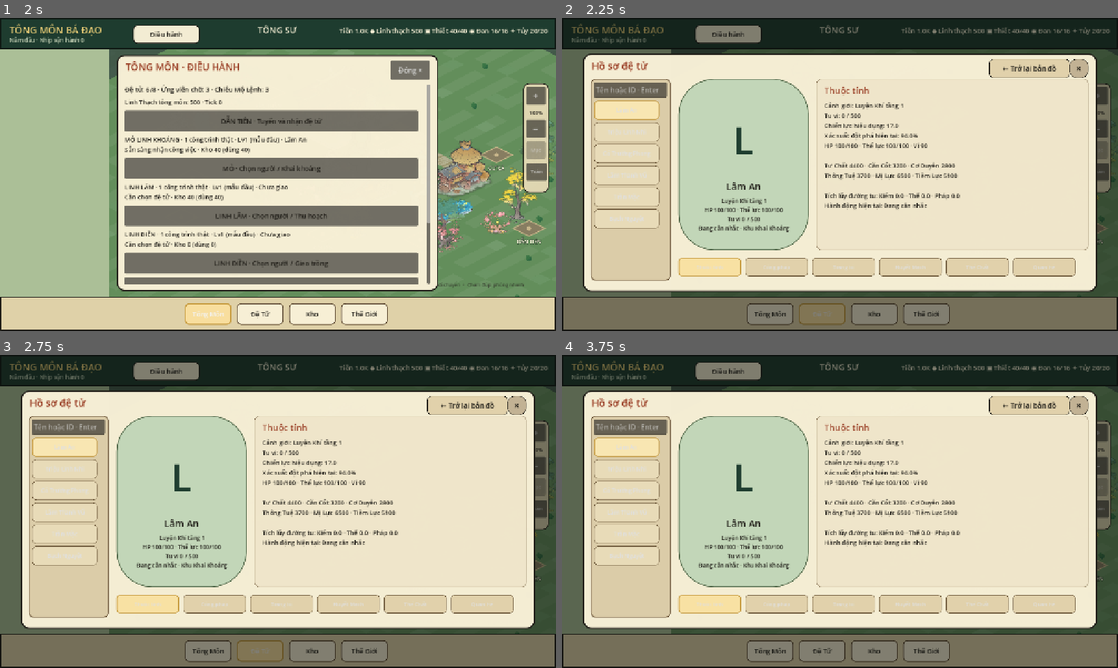
Above: before the commit, frames 1-4 (two rows, left to right).
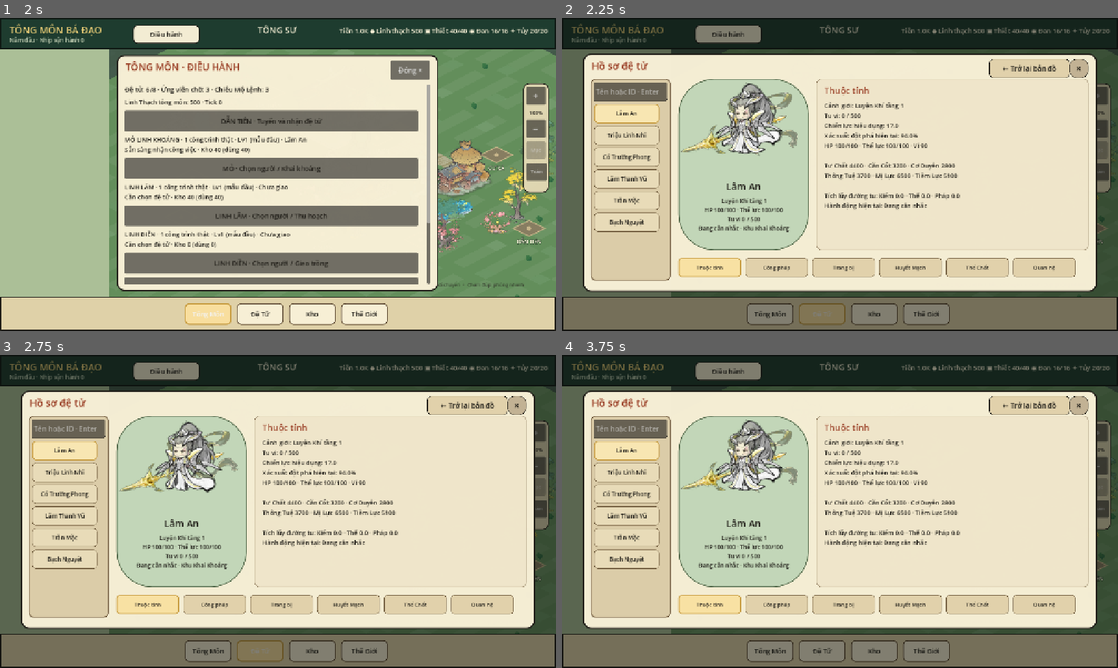
Above: after the commit, the same moments.

Repository: vuanhtuan161094-byte/TongMonBaDao
Game: Godot game, scene res://scenes/p3/p3_2_landscape_sect.tscn
Same seed, same stepped clock (60 frames per second), same inputs: the game is played once before the commit and once after it.
Inputs (mouse positions are in pixels of both pictures, inside the frame that each line leads up to):
- Up to frame 1 (2 s): click (177, 115) at 0.52 s; click "Tông Môn" at 1.25 s
- Up to frame 2 (2.25 s): click "Đệ Tử" at 2 s
- Up to frame 3 (2.75 s): no input
- Up to frame 4 (3.75 s): click (628, 426) at 2.77 s; type "12" at 2.85 s; click "Lâm An" at 3.5 s

Frame 1 is identical in both runs. In frame 2, 4.5% of the frame differs, in the area x 5-93%, y 20-83%; in frame 3, 4.5%; in frame 4, 4.5%.

Commit message:
feat(presentation): finish disciple roster artwork and tab readability [skip ci]

Diff:
--- a/godot/src/presentation/p3_2_landscape_sect.gd
+++ b/godot/src/presentation/p3_2_landscape_sect.gd
@@ -3939,7 +3939,7 @@
     var roster_search := LineEdit.new()
     roster_search.name = "DiscipleProfileSearch"
     roster_search.position = Vector2(8, 8)
-    roster_search.size = Vector2(168, 36)
+    roster_search.size = Vector2(168, 44)
     roster_search.placeholder_text = "Tên hoặc ID · Enter"
     roster_search.text = disciple_profile_query
     roster_search.tooltip_text = "Tìm theo tên hoặc ID; hiển thị tối đa 50 đệ tử mỗi lượt."
@@ -3947,8 +3947,8 @@
     roster_panel.add_child(roster_search)
 
     var scroll := ScrollContainer.new()
-    scroll.position = Vector2(8, 50)
-    scroll.size = Vector2(168, 406)
+    scroll.position = Vector2(8, 58)
+    scroll.size = Vector2(168, 398)
     roster_panel.add_child(scroll)
 
     var roster := VBoxContainer.new()
@@ -3977,6 +3977,8 @@
         entry.text = roster_disciple.display_name
         entry.custom_minimum_size = Vector2(148, 44)
         entry.add_theme_font_size_override("font_size", 13)
+        entry.add_theme_color_override("font_color",INK)
+        entry.add_theme_color_override("font_hover_color",INK)
         var is_selected := id == selected_id
         entry.add_theme_stylebox_override("normal", _style(Color(0.97, 0.90, 0.70, 1.0) if is_selected else Color(0.91, 0.86, 0.72, 1.0), GOLD if is_selected else Color(0.45, 0.37, 0.25, 1.0), 2 if is_selected else 1, 8))
         entry.pressed.connect(Callable(self, "_open_disciple_deep_screen").bind(id, tab_name))
@@ -3990,10 +3992,23 @@
     showcase.add_theme_stylebox_override("panel", _style(Color(0.76, 0.84, 0.72, 1.0), Color(0.31, 0.40, 0.28, 1.0), 2, 80))
     panel.add_child(showcase)
 
-    var initial := _label(showcase, disciple.display_name.substr(0, 1), Vector2(70, 66), Vector2(160, 150), 86)
-    initial.horizontal_alignment = HORIZONTAL_ALIGNMENT_CENTER
-    initial.vertical_alignment = VERTICAL_ALIGNMENT_CENTER
-    initial.add_theme_color_override("font_color", JADE_DARK)
+    var selected_actor := actor_nodes.get(str(disciple.id)) as ModularDiscipleActor
+    if selected_actor != null and selected_actor.baked_visual_active() and source_a_pilot_scene != null:
+        # The verified source clip is displayed at its native pixel size,
+        # independently from the small scaled map instance.
+        var artwork := source_a_pilot_scene.instantiate() as AnimatedSprite2D
+        artwork.name = "DiscipleSourceAArtwork"
+        artwork.position = Vector2(150,170)
+        showcase.add_child(artwork)
+        artwork.play(&"stand")
+    else:
+        var initial := _label(showcase, disciple.display_name.substr(0, 1), Vector2(70, 60), Vector2(160, 138), 86)
+        initial.horizontal_alignment = HORIZONTAL_ALIGNMENT_CENTER
+        initial.vertical_alignment = VERTICAL_ALIGNMENT_CENTER
+        initial.add_theme_color_override("font_color", JADE_DARK)
+        var art_pending := _label(showcase,"Chưa có chân dung xác minh",Vector2(25,204),Vector2(250,20),12)
+        art_pending.horizontal_alignment = HORIZONTAL_ALIGNMENT_CENTER
+        art_pending.add_theme_color_override("font_color",INK)
 
     var center_name := _label(showcase, disciple.display_name, Vector2(20, 232), Vector2(260, 32), 22)
     center_name.horizontal_alignment = HORIZONTAL_ALIGNMENT_CENTER
@@ -4058,8 +4073,10 @@
         var tab := Button.new()
         tab.text = tab_names[index]
         tab.position = Vector2(220 + index * 154, 470)
-        tab.size = Vector2(144, 42)
+        tab.size = Vector2(144, 44)
         tab.add_theme_font_size_override("font_size", 12)
+        tab.add_theme_color_override("font_color",INK)
+        tab.add_theme_color_override("font_hover_color",INK)
         var active := tab_names[index] == tab_name
         tab.add_theme_stylebox_override("normal", _style(Color(0.97, 0.88, 0.64, 1.0) if active else Color(0.88, 0.82, 0.67, 1.0), GOLD if active else Color(0.45, 0.37, 0.25, 1.0), 2 if active else 1, 7))
         tab.pressed.connect(Callable(self, "_open_disciple_deep_screen").bind(selected_id, str(tab_names[index])))
